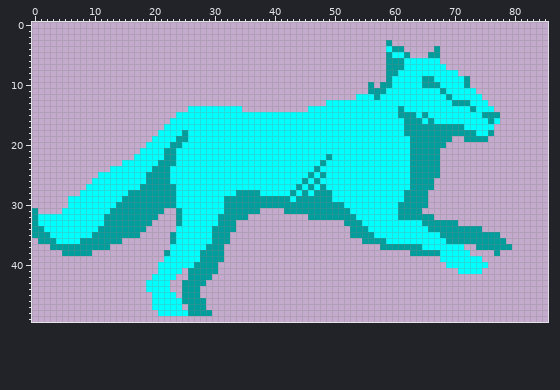
Sprite sheet -- sprites/images/spr_enemy_1.png. The picture above is the old version.
The file is 86x50 pixels. Pixels under 10% opacity are left out.
The result:
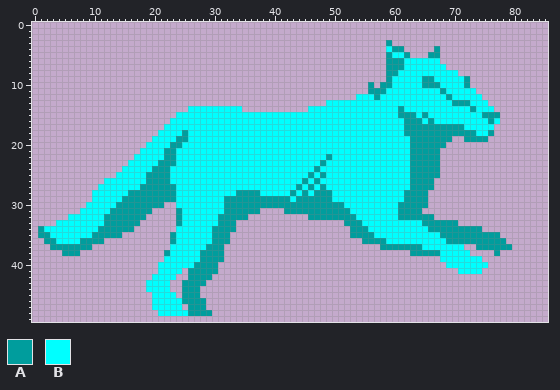
Palette (. is transparent): A #009d9d  B #00ffff
Change:
y 23: x 15 B -> .
y 24: x 13..14 BB -> ..
y 25: x 11..13 BBB -> ...
y 26: x 10..11 BB -> ..
y 27: x 9..10 BB -> ..
y 28: x 8..9 BB -> ..
y 29: x 6..9 BBBB -> ....
y 30: x 6..8 BBB -> ...; x 22..23 AA -> ..
y 31: x 0 A -> .; x 5..7 BBB -> ...; x 20..21 AA -> ..
y 32: x 0..5 ABBBBB -> ......; x 19..20 AA -> ..
y 33: x 0..3 ABBB -> ....; x 18..19 AA -> ..
y 34: x 0 A -> .; x 17..18 AA -> ..
y 35: x 0 A -> .; x 15..17 AAA -> ...
y 36: x 1 A -> .; x 12..14 AAA -> ...
y 37: x 10..12 AAA -> ...
y 38: x 8..9 AA -> ..
